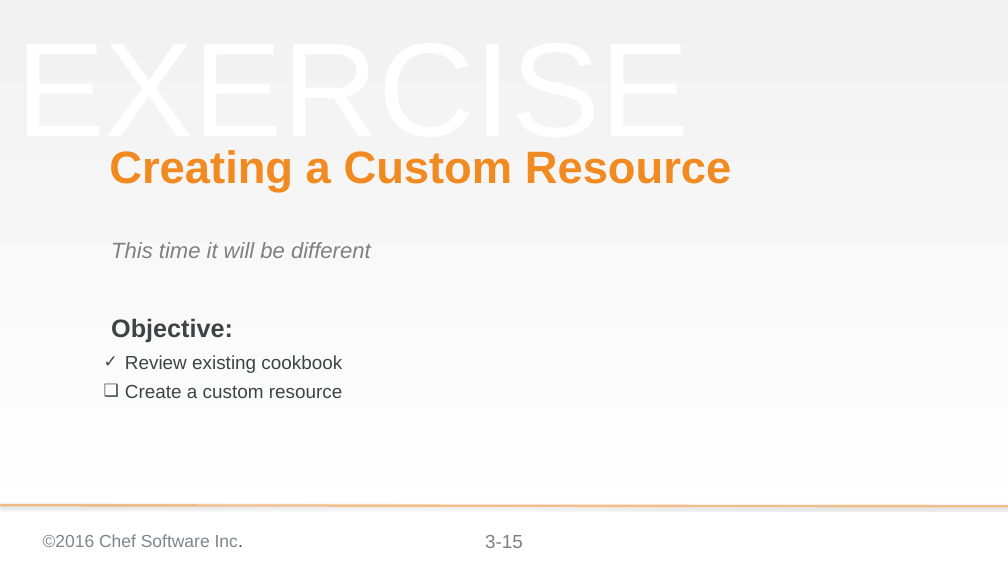
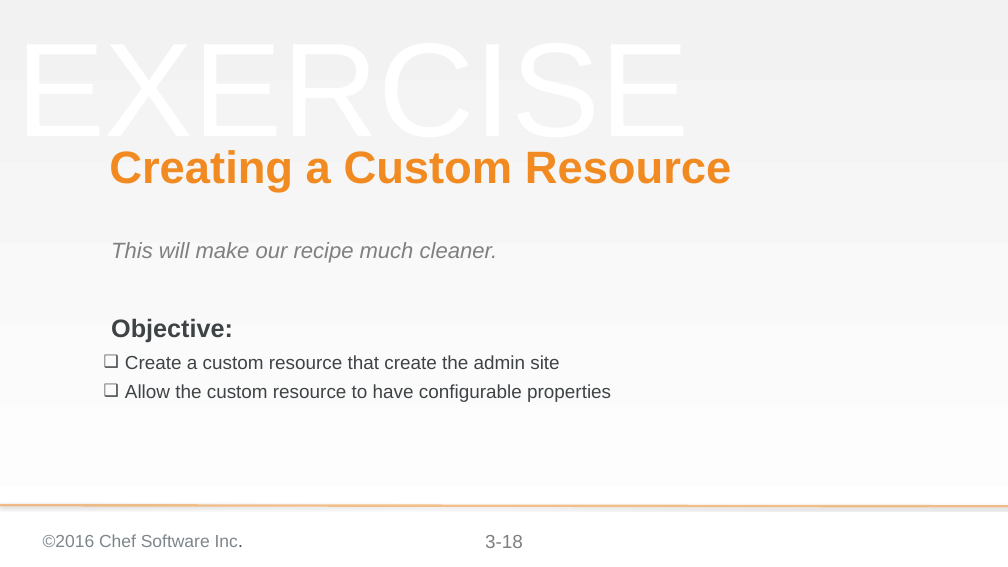
Before and after one commit to chef-training/extending_cookbooks, a slide deck: slide 18 of 03-creating_a_custom_resource-linux.pptx (slide 15 before the commit). Drawn at 1008x567 pixels with LibreOffice and Linux fonts; fonts in the diff are those of the drawing; background and template pictures are left out. Boxes give left, top, right and bottom in pixels: in the first picture for what was removed or moved away, otherwise in the second. Text is boxed around its words. In the diff, an @@ line names an element or a change of style, - is before the commit and + after.

Commit message:
Update the Custom Resource
Update the objectives
Add the group activity to create a property for the site name
Add a new activity to create the property for the site port

```diff
--- a/03-creating_a_custom_resource-linux.pptx
+++ b/03-creating_a_custom_resource-linux.pptx
@@ text at [111,242,498,263]: text changed @@
-This time it will be different
+This will make our recipe much cleaner.
@@ text at [125,355,611,402]: text changed @@
-✓ Review existing cookbook
-❑ Create a custom resource
+❑ Create a custom resource that create the admin site
+❑ Allow the custom resource to have configurable properties
@@ page number at [485,535,523,548]: text changed @@
-3-15
+3-18
```
Also in this commit, not shown: 3 other slides changed, 10 slides added.
